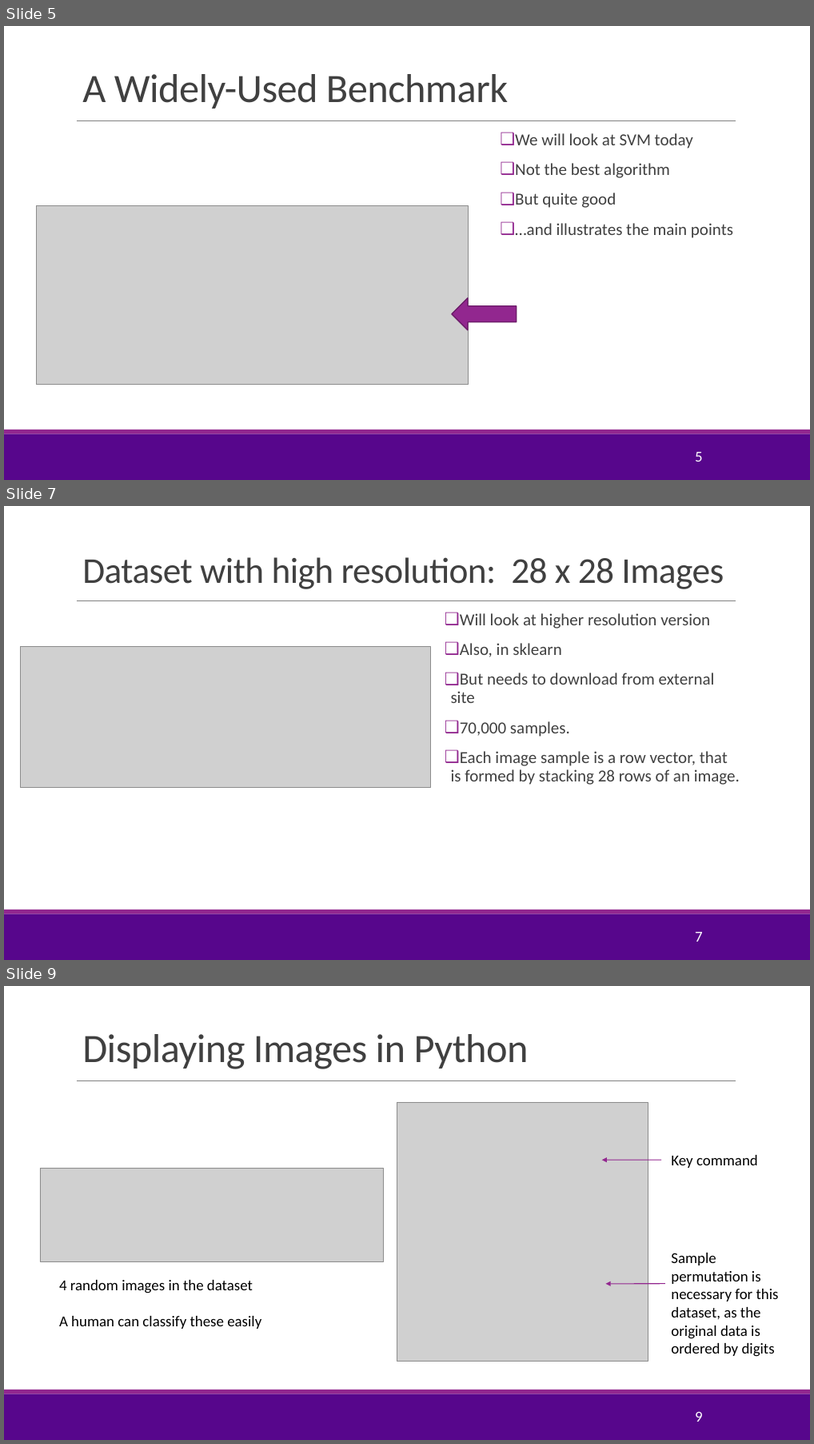
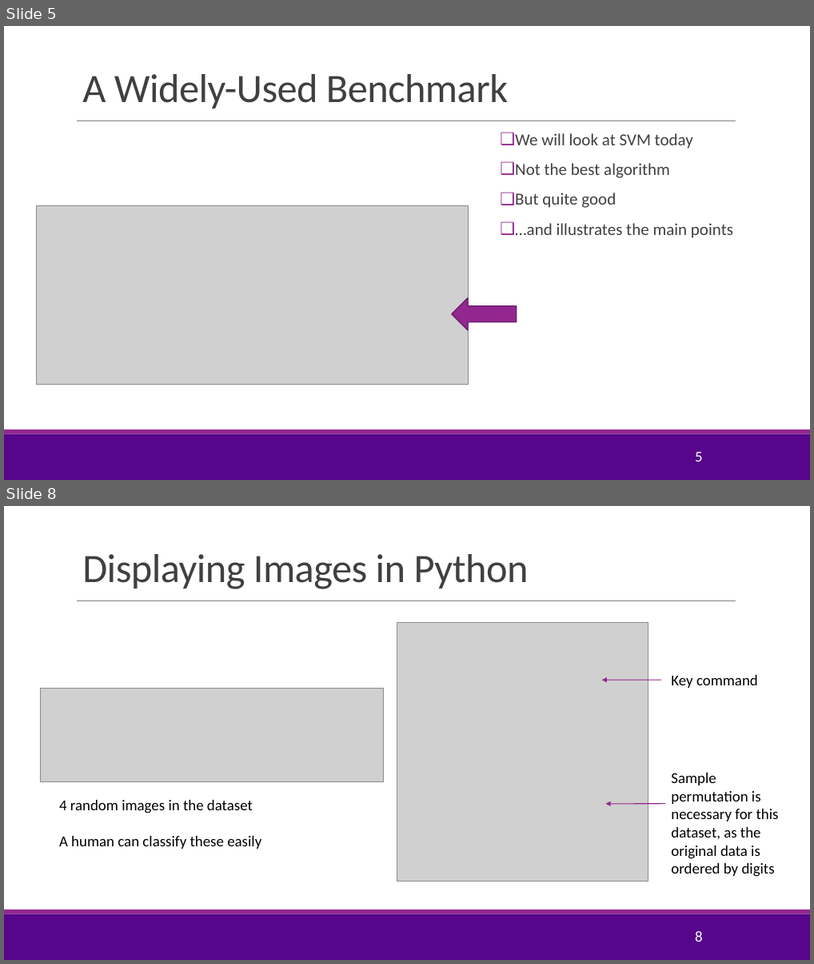
Before and after one commit to sdrangan/introml, a slide deck: lectures/Lect08_SVM.pptx. Shown one above the other, each under a label of ours: slides 5, 7 and 9 before the commit, slides 5 and 8 after it; the slides between them are not shown. The pictures are 814x1444 and 814x964 pixels, drawn with LibreOffice and Linux fonts; fonts in the diff are those of the drawing; grey boxes stand for pictures; background and template pictures are left out. Boxes give left, top, right and bottom in pixels: in the first picture for what was removed or moved away, otherwise in the second. Text is boxed around its words. In the diff, an @@ line names an element or a change of style, - is before the commit and + after.

Commit message:
Corrected MNIST download.

```diff
--- a/lectures/Lect08_SVM.pptx
+++ b/lectures/Lect08_SVM.pptx
@@ slide 7 removed at (4,506,810,960), background #FFFFFF; not listed: 3 template elements that a slide beside it also shows @@
@@ title removed at (82,557,724,589) @@
-Dataset with high resolution: 28 x 28 Images
@@ text removed at (451,613,740,784) @@
-❑ Will look at higher resolution version
-❑ Also, in sklearn
-❑ But needs to download from external site
-❑ 70,000 samples.
-❑ Each image sample is a row vector, that is formed by stacking 28 rows of an image.
@@ picture removed at (20,646,430,788) @@
@@ page number removed at (695,932,703,941) @@
-7
@@ what was slide 9 is now slide 8 @@
@@ page number at (695,931,703,941): text changed @@
-9
+8
```
Also in this commit, not shown: 3 slides changed, 1 slide added, 1 other slide removed, 2 other files.
